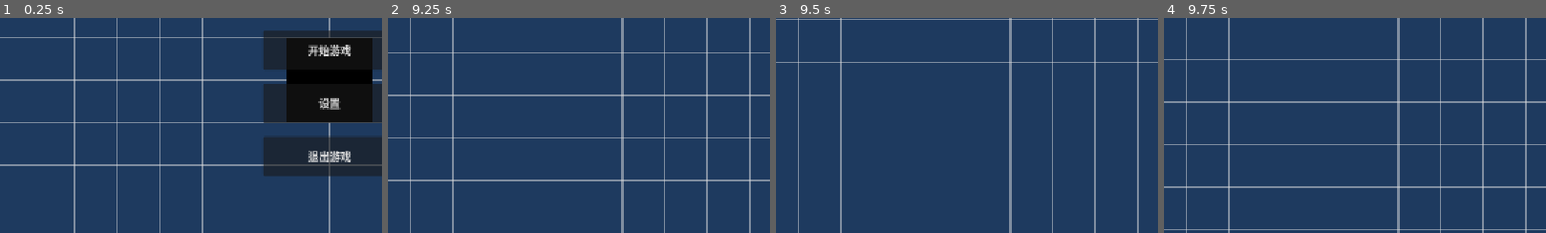
Above: before the commit, frames 1-4 (left to right).
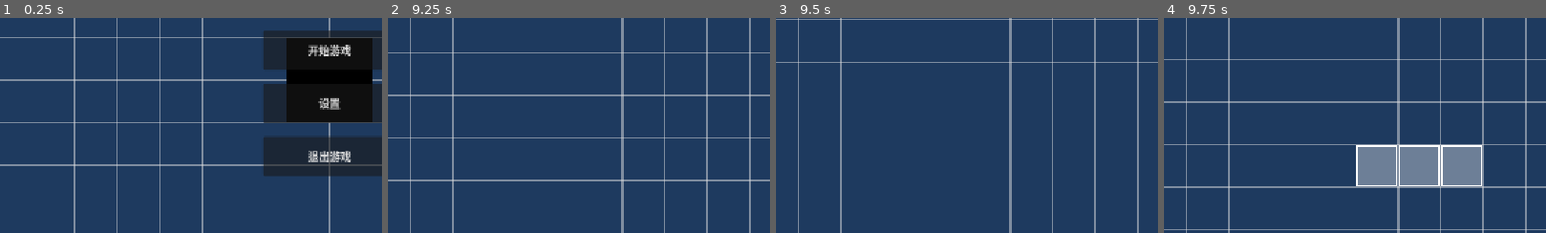
Above: after the commit, the same moments.

Repository: liuyun847/demo
Game: Godot game, scene res://scenes/main.tscn
The game is run twice, just before and just after one commit, with the same random seed, the same clock (stepped at 60 frames per second) and the same inputs.
Inputs (mouse positions are % of the whole screen's width and height, from its top left):
- Up to frame 1 (0.25 s): no input
- Up to frame 2 (9.25 s): click "开始游戏" at 0.5 s; tap Enter at 1.25, 2.75, 5 s; drag from (25, 93) to (60, 28) at 1.27 s; tap Space at 2, 4.25, 5.75 s; drag from (31, 93) to (45, 70) at 2.02 s; move the mouse to (38, 93) at 2.77 s; hold D (move_right) 2.78-3.5 s; tap 0 (slot_0) at 2.85 s; click (38, 93) at 2.92 s; drag from (44, 93) to (20, 35) at 3.52 s; drag from (50, 93) to (55, 50) at 4.27 s; drag from (56, 93) to (35, 25) at 5.02 s; move the mouse to (63, 93) at 5.77 s; hold S (move_down) 5.78-6.5 s; tap 4 (slot_4) at 5.85 s; click (63, 93) at 5.92 s; drag from (69, 93) to (30, 55) at 6.52 s; drag from (75, 93) to (60, 28) at 7.27 s; drag from (81, 93) to (45, 70) at 8.02 s; move the mouse to (60, 28) at 8.77 s; hold S (move_down) from 8.78 s (still down); tap 8 (slot_8) at 8.85 s
- Up to frame 3 (9.5 s): keep holding S (move_down)
- Up to frame 4 (9.75 s): release S (move_down) at 9.5 s; drag from (45, 70) to (20, 35) at 9.52 s
The pictures show only the part of the screen within x 7-57%, y 36-86%; the shares and areas given below are measured in that part.

Frames 1-3 are identical in both runs. In frame 4, 6.2% of the frame differs, in the area x 50-84%, y 59-79%.
Error before the commit: Invalid call. Nonexistent function 'has_building' in base 'Nil'. (res://scripts/grid/map_input_handler.gd:96)

Commit message:
fix(grid/input): 自动初始化缺失的节点引用
在地图输入处理脚本中添加自动获取BuildingManager和InventoryBar节点的逻辑，防止空引用报错

Diff:
--- a/scripts/grid/map_input_handler.gd
+++ b/scripts/grid/map_input_handler.gd
@@ -19,6 +19,10 @@
 var _last_hovered_grid: Vector2i = Vector2i(-99999, -99999)
 
 func _ready() -> void:
+	if not building_manager:
+		building_manager = %BuildingManager
+	if not inventory_bar:
+		inventory_bar = $"../UIOverlay/InventoryBar"
 	if inventory_bar:
 		inventory_bar.slot_selected.connect(_on_slot_selected)
 	EventBus.paste_mode_changed.connect(_on_paste_mode_changed)
